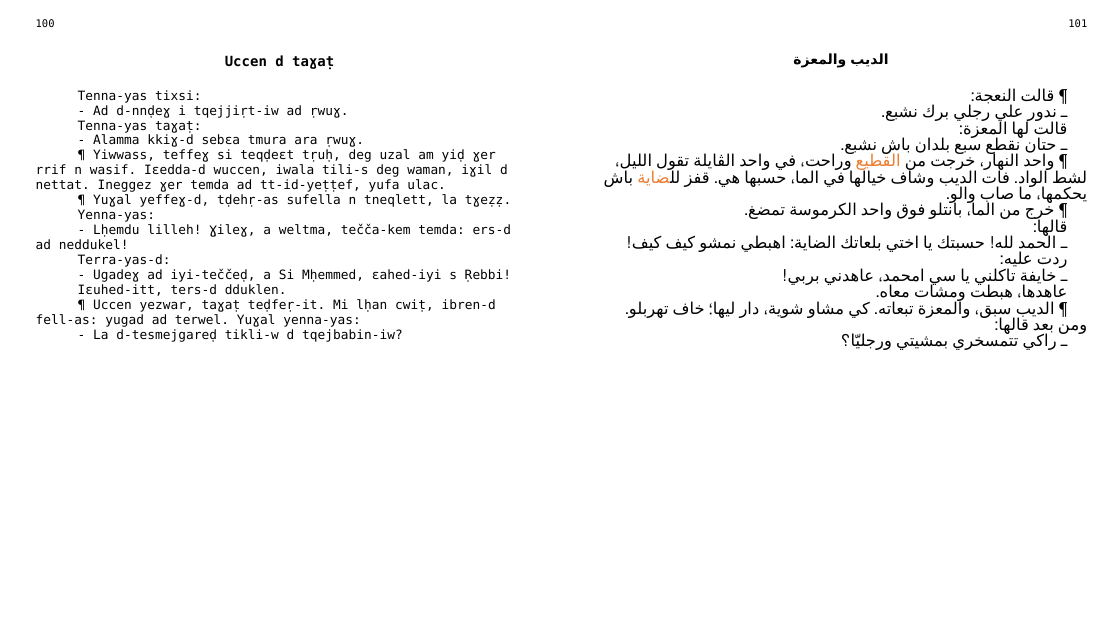
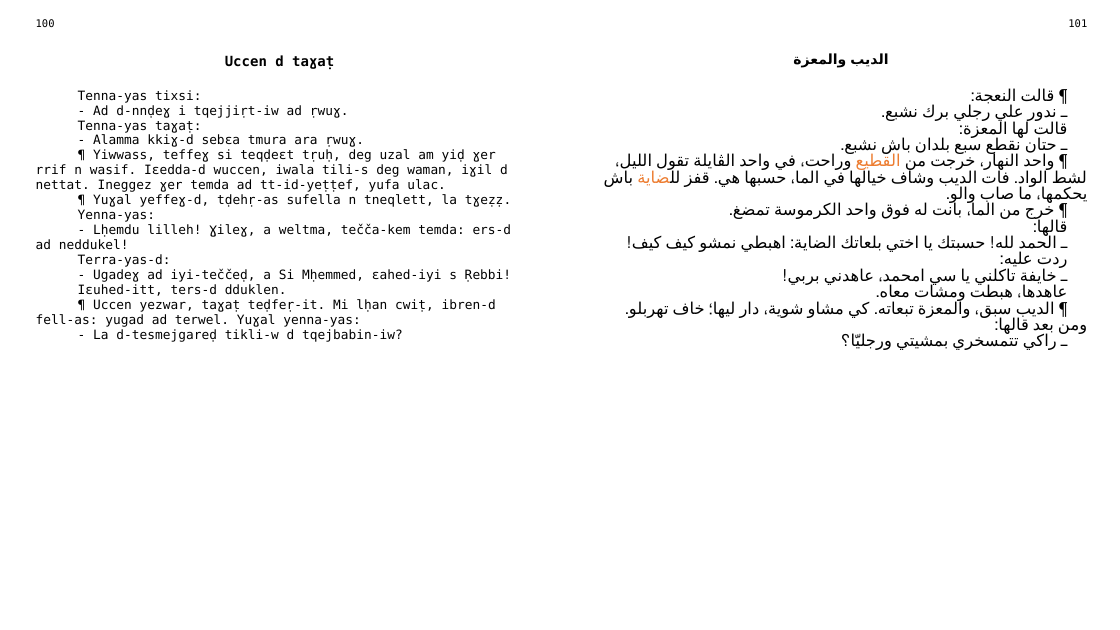
Before and after one commit to sferhah/tamacahut_n_wuccen, a slide deck: slide 46 of Uccen.ConsoleApp/uccen.arq.pptx. Drawn at 1120x630 pixels with LibreOffice and Linux fonts; fonts in the diff are those of the drawing. Boxes give left, top, right and bottom in pixels: in the first picture for what was removed or moved away, otherwise in the second. Text is boxed around its words. In the diff, an @@ line names an element or a change of style, - is before the commit and + after.

```diff
--- a/Uccen.ConsoleApp/uccen.arq.pptx
+++ b/Uccen.ConsoleApp/uccen.arq.pptx
@@ table at <box>27,13,1096,607</box> @@
-row 3, column 3: ¶ قالت النعجة: / ـ ندور علي رجلي برك نشبع. / قالت لها المعزة: / ـ حتان نقطع سبع بلدان باش نشبع. / ¶ واحد النهار، خرجت من القطيع وراحت، في واحد الڨايلة تقول الليل، لشط الواد. فات الديب وشاف خيالها في الما، حسبها هي. قفز للضاية باش يحكمها، ما صاب والو. / ¶ خرج من الما، بانتلو فوق واحد الكرموسة تمضغ. / قالها: / ـ الحمد لله! حسبتك يا اختي بلعاتك الضاية: اهبطي نمشو كيف كيف! / ردت عليه: / ـ خايفة تاكلني يا سي امحمد، عاهدني بربي! / عاهدها، هبطت ومشات معاه. / ¶ الديب سبق، والمعزة تبعاته. كي مشاو شوية، دار ليها؛ خاف تهربلو. ومن بعد قالها: / ـ راكي تتمسخري بمشيتي ورجليّا؟
+row 3, column 3: ¶ قالت النعجة: / ـ ندور علي رجلي برك نشبع. / قالت لها المعزة: / ـ حتان نقطع سبع بلدان باش نشبع. / ¶ واحد النهار، خرجت من القطيع وراحت، في واحد الڨايلة تقول الليل، لشط الواد. فات الديب وشاف خيالها في الما، حسبها هي. قفز للضاية باش يحكمها، ما صاب والو. / ¶ خرج من الما، بانت له فوق واحد الكرموسة تمضغ. / قالها: / ـ الحمد لله! حسبتك يا اختي بلعاتك الضاية: اهبطي نمشو كيف كيف! / ردت عليه: / ـ خايفة تاكلني يا سي امحمد، عاهدني بربي! / عاهدها، هبطت ومشات معاه. / ¶ الديب سبق، والمعزة تبعاته. كي مشاو شوية، دار ليها؛ خاف تهربلو. ومن بعد قالها: / ـ راكي تتمسخري بمشيتي ورجليّا؟
```
Also in this commit, not shown: 4 other slides changed, 1 other file.
